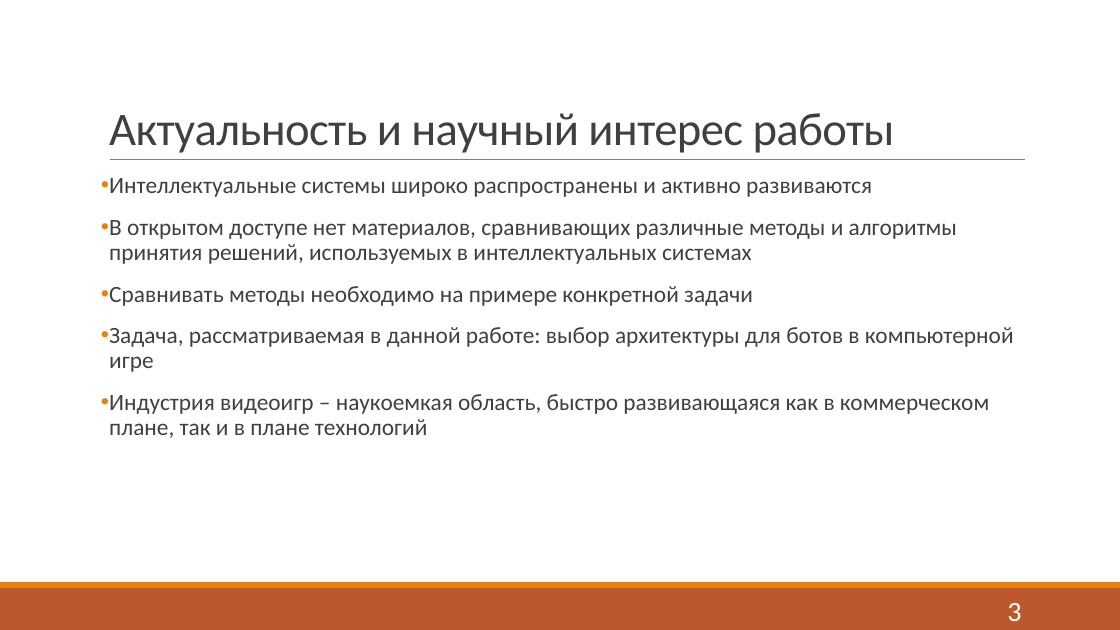
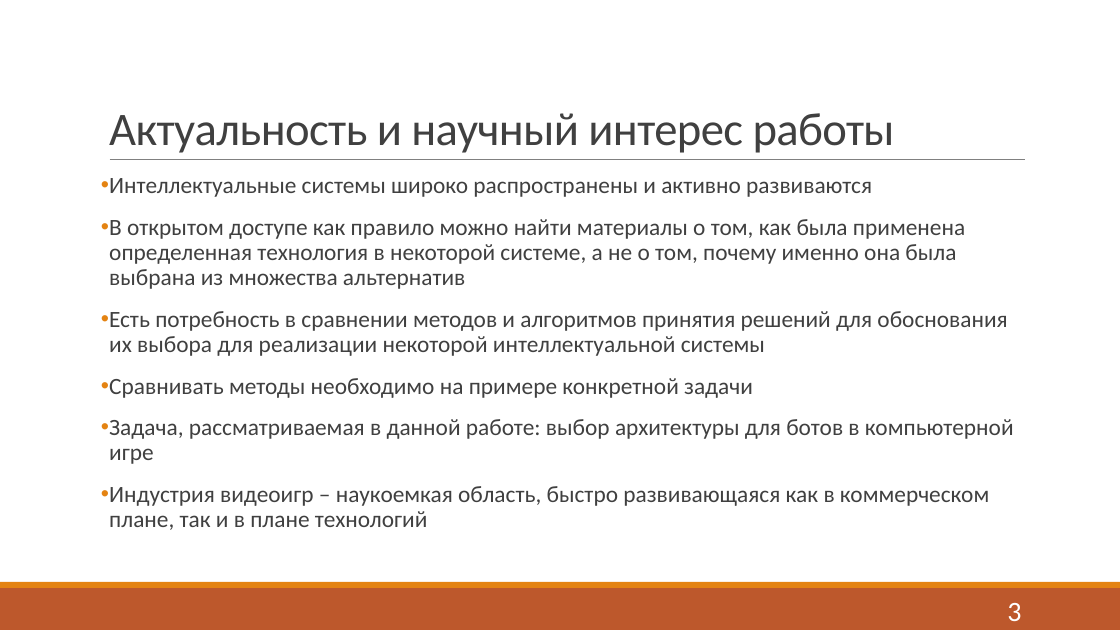
Before and after one commit to Fck-r-sns/Game_AI_thesis, a slide deck: slide 3 of Презентация.pptx. Drawn at 1120x630 pixels with LibreOffice and Linux fonts; fonts in the diff are those of the drawing. Boxes give left, top, right and bottom in pixels: in the first picture for what was removed or moved away, otherwise in the second. Text is boxed around its words. In the diff, an @@ line names an element or a change of style, - is before the commit and + after.

```diff
--- a/Презентация.pptx
+++ b/Презентация.pptx
@@ text at (109, 219, 1007, 356): text changed @@
-• В открытом доступе нет материалов, сравнивающих различные методы и алгоритмы принятия решений, используемых в интеллектуальных системах
+• В открытом доступе как правило можно найти материалы о том, как была применена определенная технология в некоторой системе, а не о том, почему именно она была выбрана из множества альтернатив
+• Есть потребность в сравнении методов и алгоритмов принятия решений для обоснования их выбора для реализации некоторой интеллектуальной системы
```
Also in this commit, not shown: 5 other slides changed, 16 slides added, 2 slides removed.
